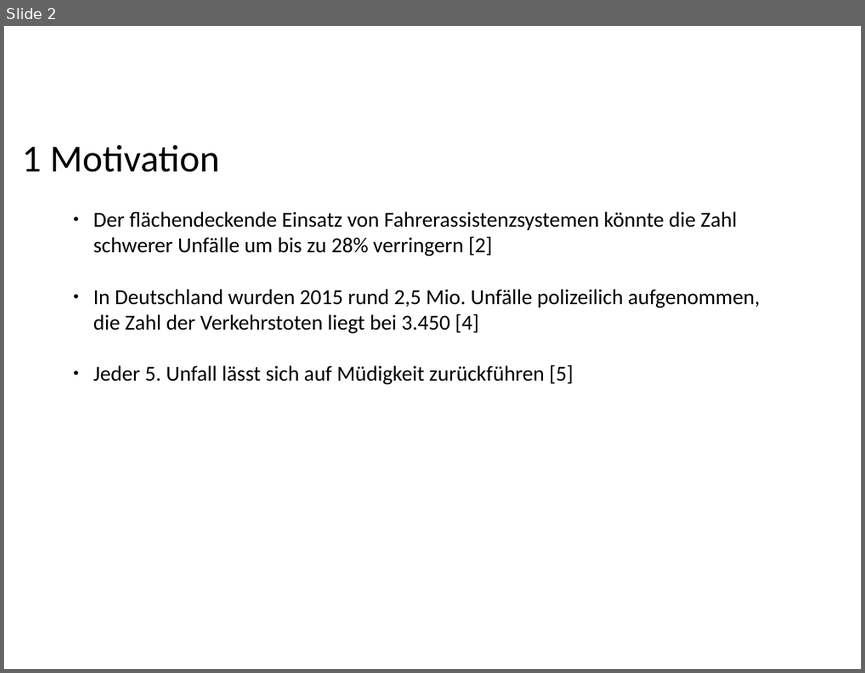
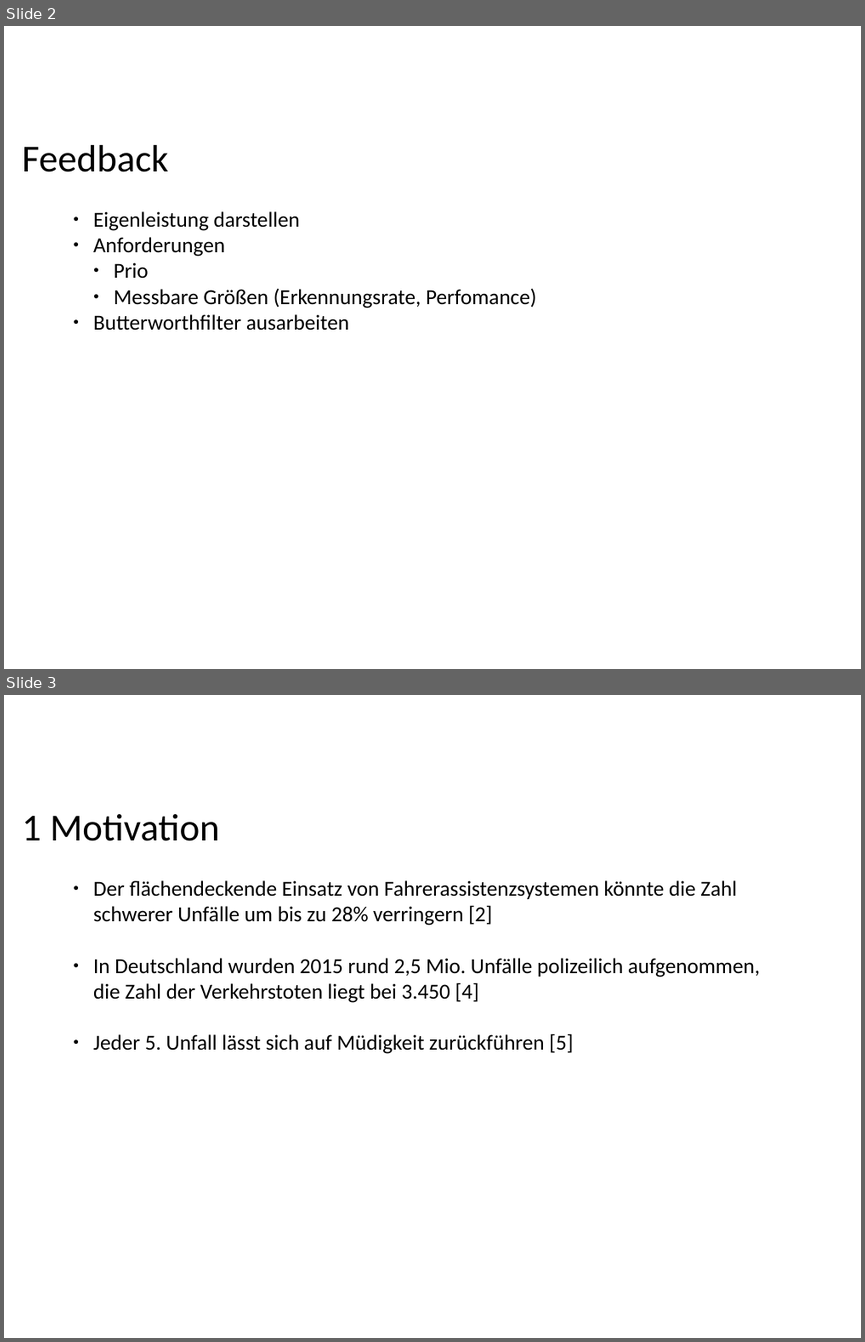
Before and after one commit to ppasler/current-adas, a slide deck: project/presentation/Praesentation_PoSDBoS_Pasler.odp. Shown one above the other, each under a label of ours: slide 2 before the commit, slides 2 and 3 after it. The pictures are 865x673 and 865x1342 pixels, drawn with LibreOffice and Linux fonts; fonts in the diff are those of the drawing; background and template pictures are left out. Boxes give left, top, right and bottom in pixels: in the first picture for what was removed or moved away, otherwise in the second. Text is boxed around its words. In the diff, an @@ line names an element or a change of style, - is before the commit and + after.

```diff
--- a/project/presentation/Praesentation_PoSDBoS_Pasler.odp
+++ b/project/presentation/Praesentation_PoSDBoS_Pasler.odp
@@ slide 2 added at [4,26,861,669], background #FFFFFF @@
@@ text added at [22,145,168,172], 32 pt, text #000000 @@
+Feedback
@@ text added at [93,211,536,330], 18 pt, text #000000 @@
+● Eigenleistung darstellen
+● Anforderungen
+  ● Prio
+  ● Messbare Größen (Erkennungsrate, Perfomance)
+● Butterworthfilter ausarbeiten
@@ what was slide 2 is now slide 3 @@
```
Also in this commit, not shown: 2 slides changed, 3 other files.
